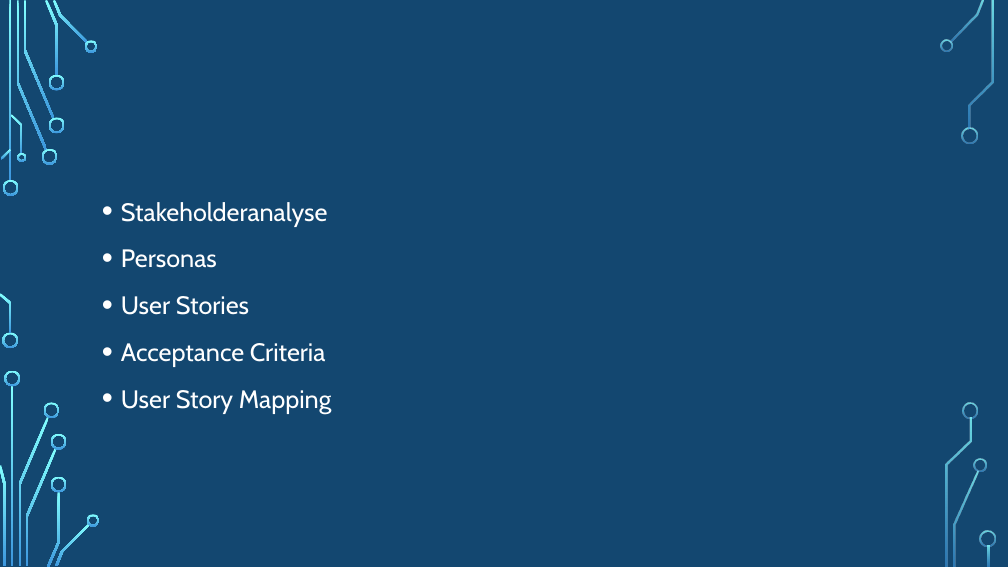
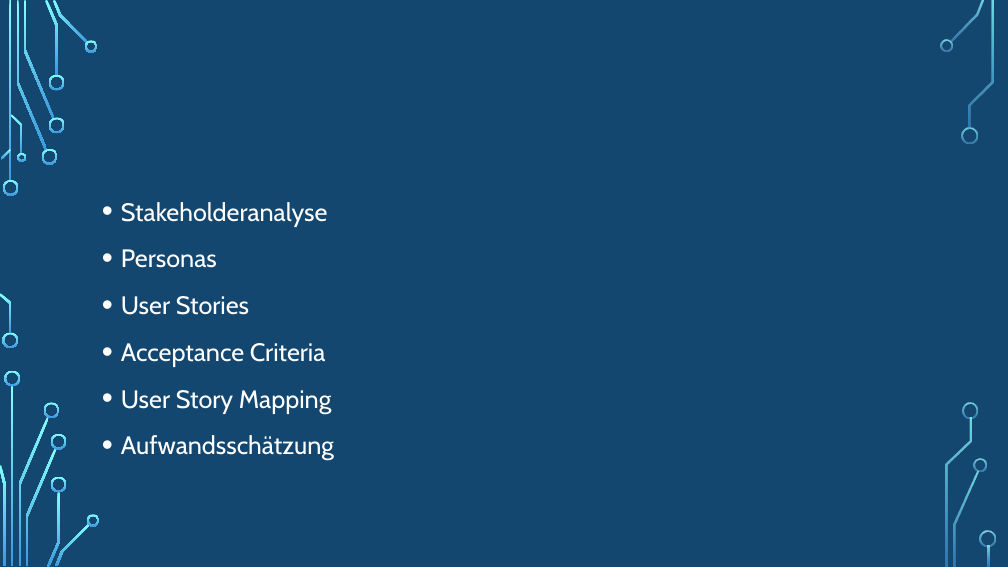
Before and after one commit to kevkre/SE2_Shisha-At-Home, a slide deck: slide 17 of Shisha-AT-Home.pptx. Drawn at 1008x567 pixels with LibreOffice and Linux fonts; fonts in the diff are those of the drawing; background and template pictures are left out. Boxes give left, top, right and bottom in pixels: in the first picture for what was removed or moved away, otherwise in the second. Text is boxed around its words. In the diff, an @@ line names an element or a change of style, - is before the commit and + after.

Commit message:
Added Aufwandsschätzung

```diff
--- a/Shisha-AT-Home.pptx
+++ b/Shisha-AT-Home.pptx
@@ text at <box>121,435,334,461</box>: paragraph added @@
+• Aufwandsschätzung
```
Also in this commit, not shown: 1 slide added.
